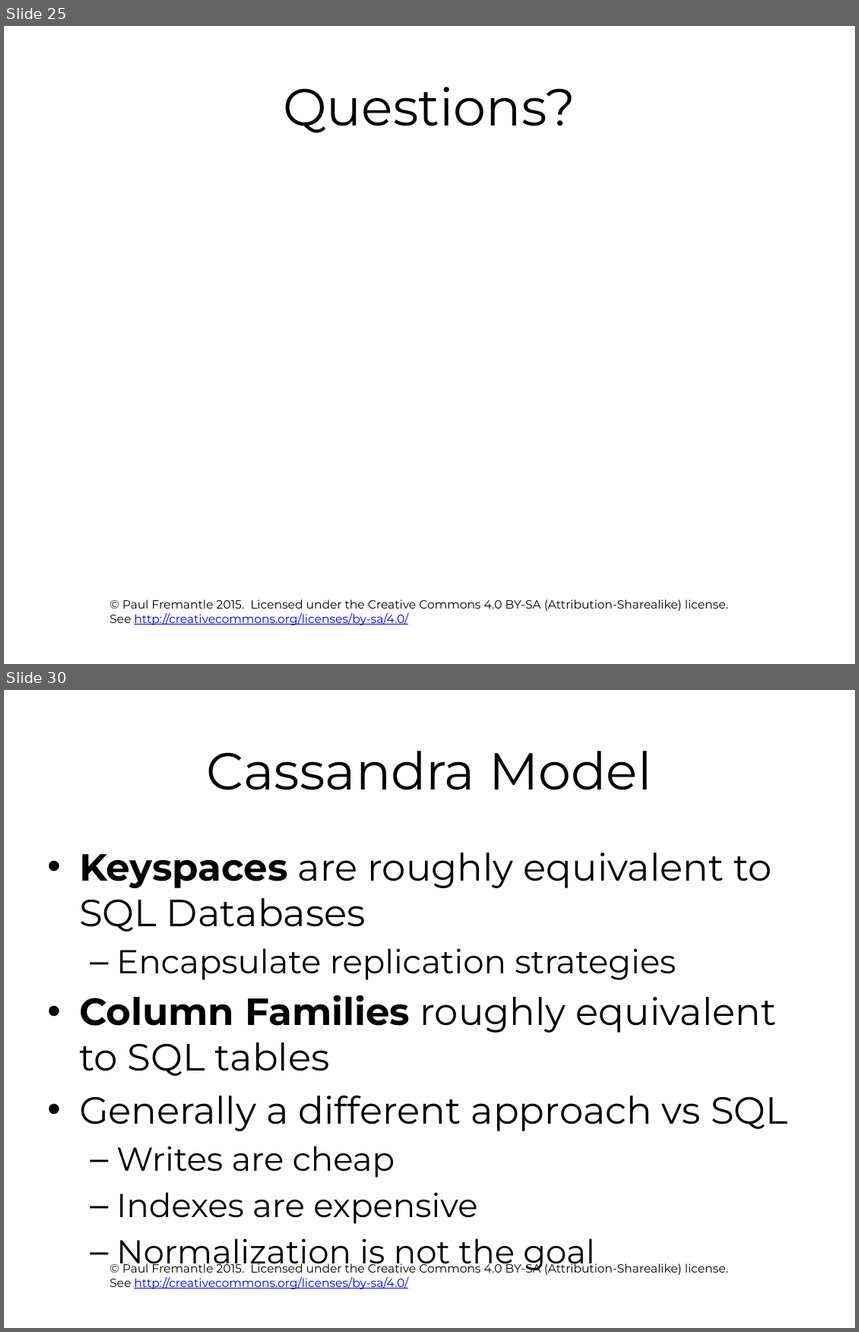
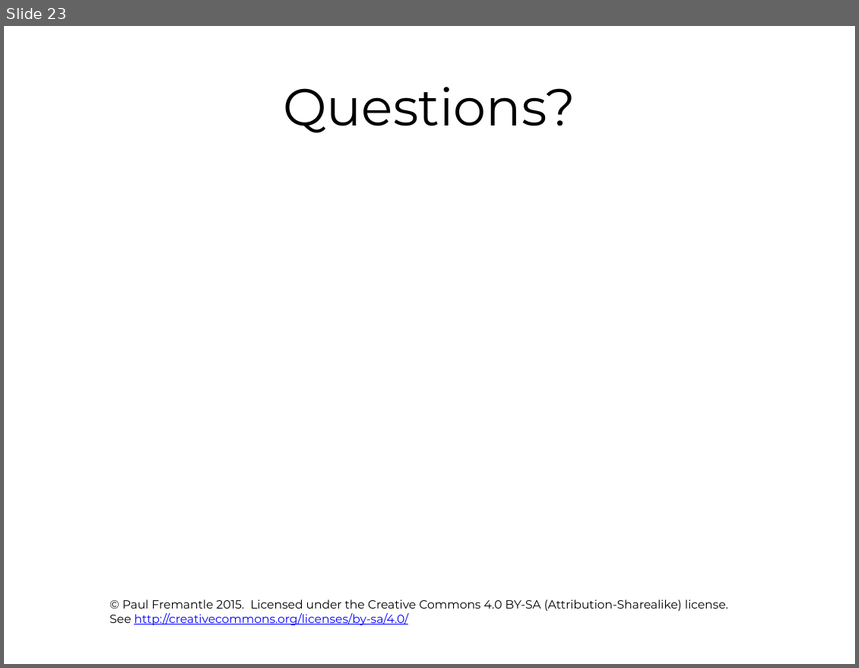
Before and after one commit to pzfreo/ox-clo, a slide deck: pres-source/08-NoSQL-databases.pptx. Shown one above the other, each under a label of ours: slides 25 and 30 before the commit, slide 23 after it; the slides between them are not shown. The pictures are 859x1332 and 859x668 pixels, drawn with LibreOffice and Linux fonts; fonts in the diff are those of the drawing; background and template pictures are left out. Boxes give left, top, right and bottom in pixels: in the first picture for what was removed or moved away, otherwise in the second. Text is boxed around its words. In the diff, an @@ line names an element or a change of style, - is before the commit and + after.

```diff
--- a/pres-source/08-NoSQL-databases.pptx
+++ b/pres-source/08-NoSQL-databases.pptx
@@ slide 30 removed at (4, 690, 855, 1328), background #FFFFFF; not listed: 1 template element that a slide beside it also shows @@
@@ title removed at (207, 751, 652, 790) @@
-Cassandra Model
@@ text removed at (79, 853, 788, 1271) @@
-• Keyspaces are roughly equivalent to SQL Databases
-  – Encapsulate replication strategies
-• Column Families roughly equivalent to SQL tables
-• Generally a different approach vs SQL
-  – Writes are cheap
-  – Indexes are expensive
-  – Normalization is not the goal
@@ what was slide 25 is now slide 23 @@
```
Also in this commit, not shown: 9 other slides removed, 22 other files.
